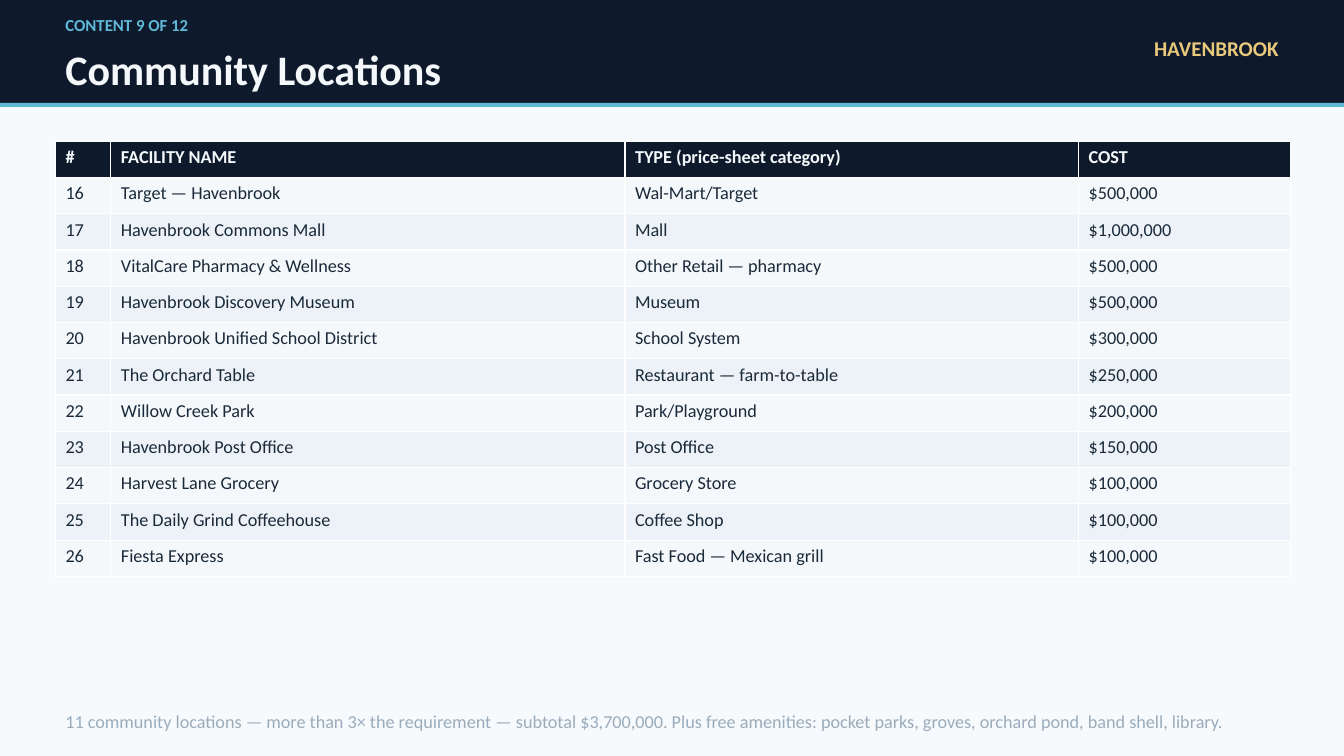
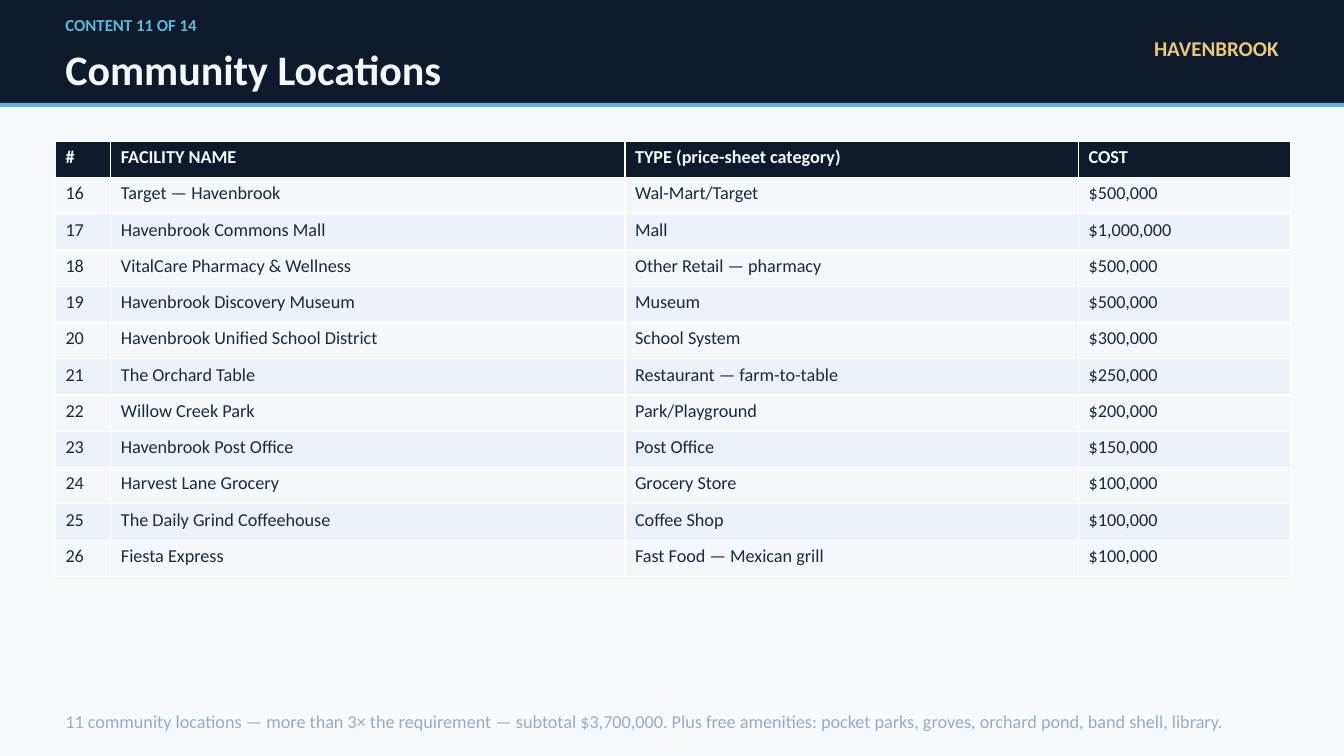
Before and after one commit to dev-abhinavmishra/Digital-Town, a slide deck: slide 12 of Havenbrook_Our_Town_Healthcare_Project.pptx (slide 10 before the commit). Drawn at 1344x756 pixels with LibreOffice and Linux fonts; fonts in the diff are those of the drawing. Boxes give left, top, right and bottom in pixels: in the first picture for what was removed or moved away, otherwise in the second. Text is boxed around its words. In the diff, an @@ line names an element or a change of style, - is before the commit and + after.

```diff
--- a/Havenbrook_Our_Town_Healthcare_Project.pptx
+++ b/Havenbrook_Our_Town_Healthcare_Project.pptx
@@ text at (65, 20, 197, 31): text changed @@
-CONTENT 9 OF 12
+CONTENT 11 OF 14
```
Also in this commit, not shown: 11 other slides changed, 2 slides added, 7 other files.
